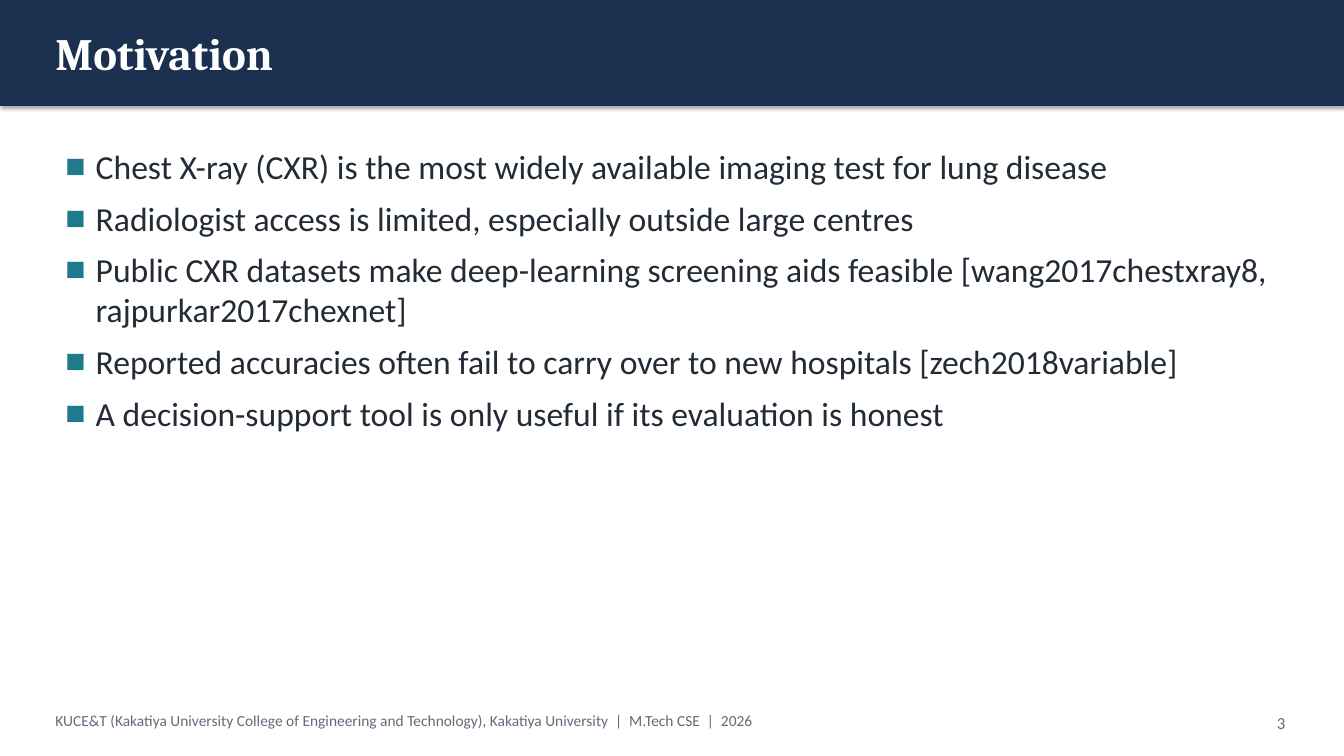
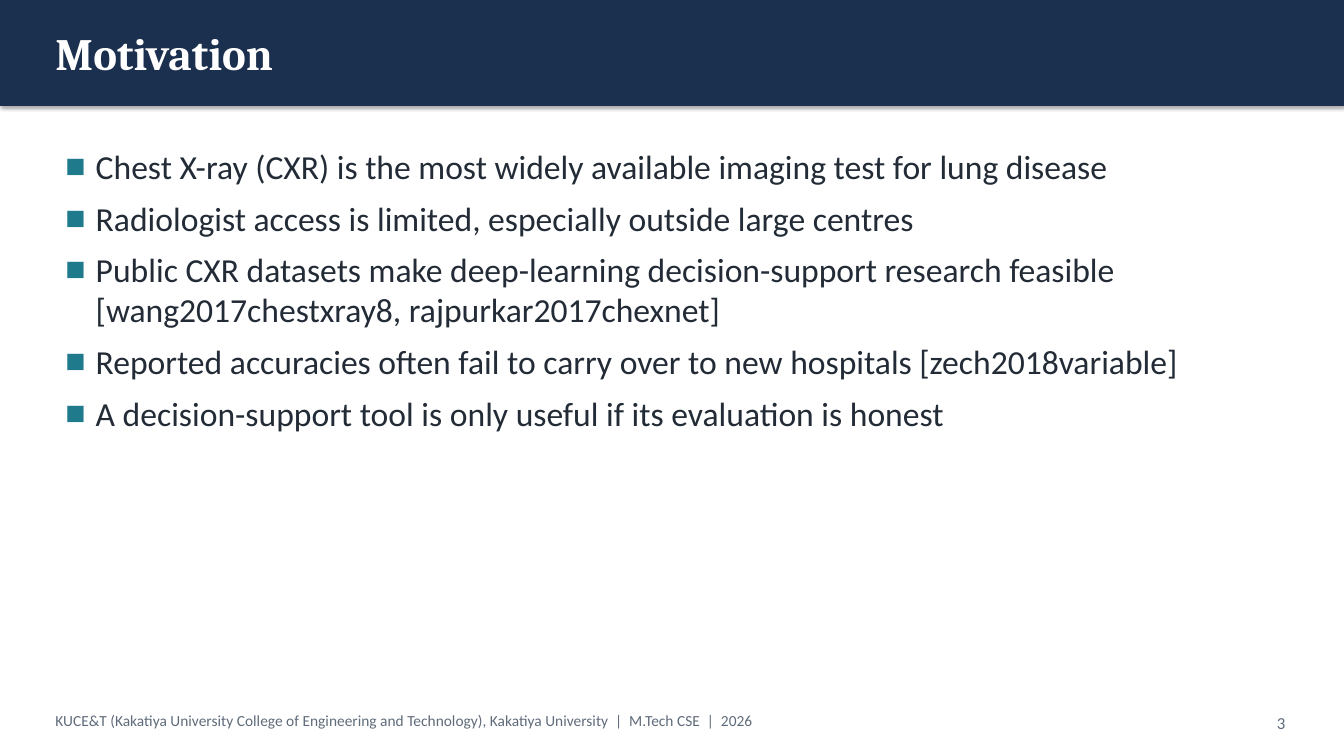
Before and after one commit to KSathwik/Lung_Disease_Detector, a slide deck: slide 3 of docs/presentation/LungAI_MTech_Presentation.pptx. Drawn at 1344x756 pixels with LibreOffice and Linux fonts; fonts in the diff are those of the drawing. Boxes give left, top, right and bottom in pixels: in the first picture for what was removed or moved away, otherwise in the second. Text is boxed around its words. In the diff, an @@ line names an element or a change of style, - is before the commit and + after.

```diff
--- a/docs/presentation/LungAI_MTech_Presentation.pptx
+++ b/docs/presentation/LungAI_MTech_Presentation.pptx
@@ text at [96, 258, 1114, 328]: text changed @@
-■ Public CXR datasets make deep-learning screening aids feasible [wang2017chestxray8, rajpurkar2017chexnet]
+■ Public CXR datasets make deep-learning decision-support research feasible [wang2017chestxray8, rajpurkar2017chexnet]
```
Also in this commit, not shown: 8 other slides changed, 45 other files.
